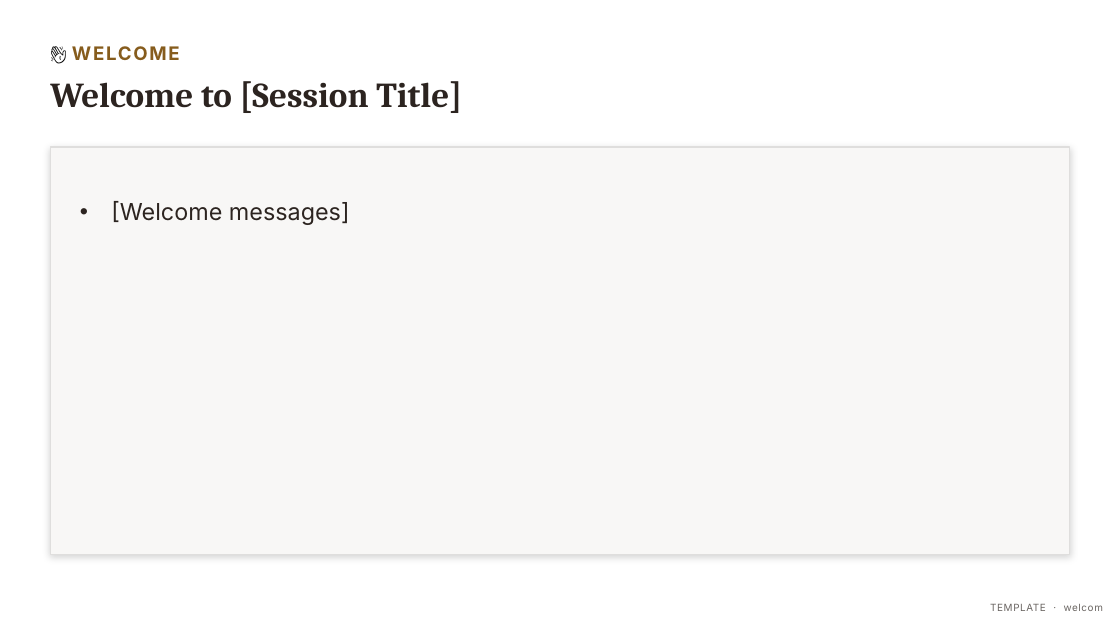
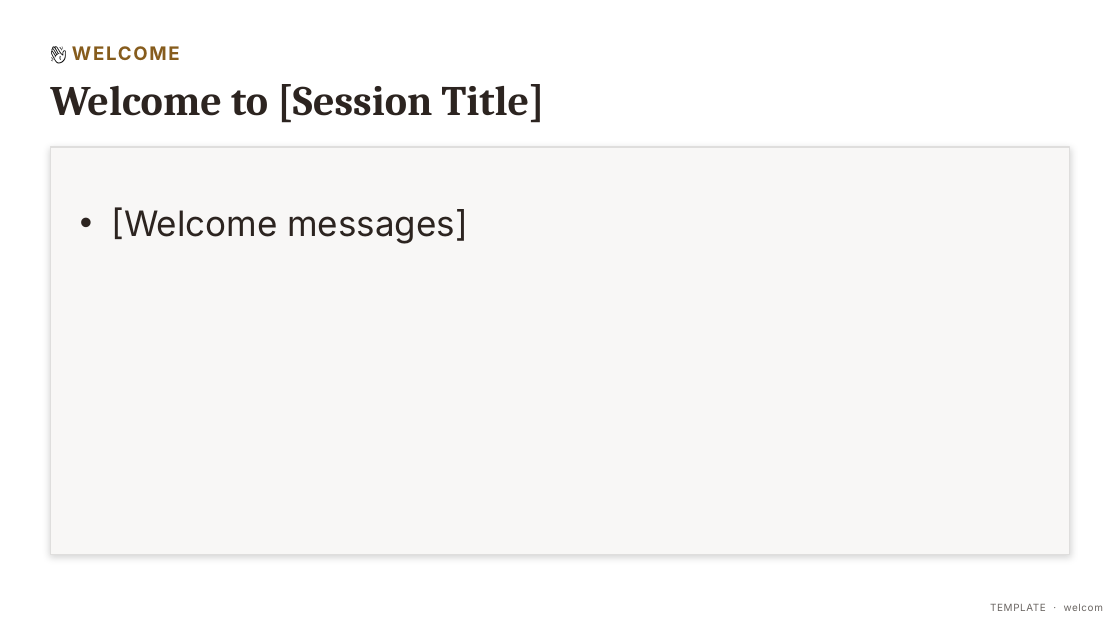
Before and after one commit to ls1intum/hestia, a slide deck: slide 3 of apps/workshopper/backend/src/main/resources/templates/workshopper-default.pptx. Drawn at 1120x630 pixels with LibreOffice and Linux fonts; fonts in the diff are those of the drawing. Boxes give left, top, right and bottom in pixels: in the first picture for what was removed or moved away, otherwise in the second. Text is boxed around its words. In the diff, an @@ line names an element or a change of style, - is before the commit and + after.

```diff
--- a/apps/workshopper/backend/src/main/resources/templates/workshopper-default.pptx
+++ b/apps/workshopper/backend/src/main/resources/templates/workshopper-default.pptx
@@ text "Welcome to [Session Title]" at (50, 84, 545, 123): size 30 to 36 pt @@
@@ text "[Welcome messages]" at (111, 207, 468, 244): size 20 to 30 pt @@
```
Also in this commit, not shown: 9 other slides changed, 1 slide removed, 14 other files.
